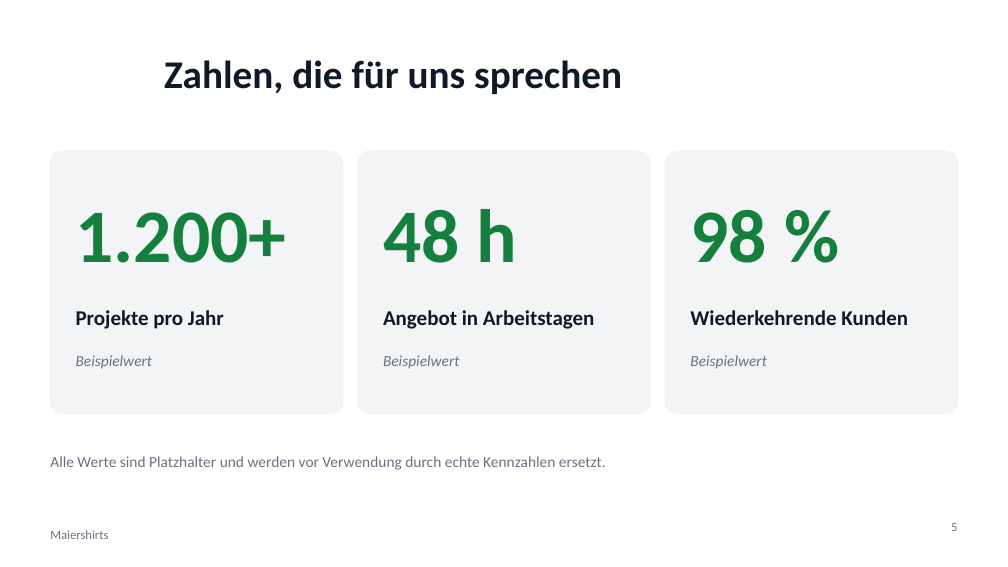
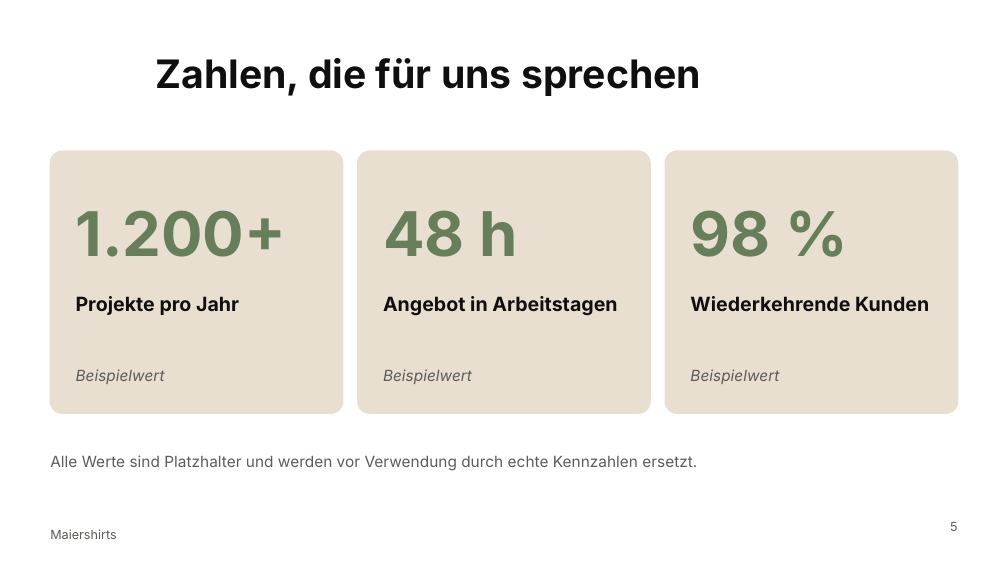
Before and after one commit to 2ghkvdhq67-oss/lexware-angebot-tool, a slide deck: slide 5 of presentation/dist/Maiershirts_Master.pptx. Drawn at 1008x567 pixels with LibreOffice and Linux fonts; fonts in the diff are those of the drawing; background and template pictures are left out. Boxes give left, top, right and bottom in pixels: in the first picture for what was removed or moved away, otherwise in the second. Text is boxed around its words. In the diff, an @@ line names an element or a change of style, - is before the commit and + after.

```diff
--- a/presentation/dist/Maiershirts_Master.pptx
+++ b/presentation/dist/Maiershirts_Master.pptx
@@ title "Zahlen, die für uns sprechen" at <box>156,58,701,96</box>: font Calibri to Inter, text colour #111827 to #0F0F0F @@
@@ fill #F3F4F6 to #E8DFD0; outline #F3F4F6 1 pt to #E8DFD0 1 pt in 3 elements at <box>50,151,343,413</box>, <box>358,151,650,413</box>, <box>665,151,958,413</box> @@
@@ size 54 to 44 pt, font Calibri to Inter, text colour #15803D to #677E5B in 3 elements at <box>76,210,287,257</box>, <box>383,210,517,257</box>, <box>690,210,770,257</box> @@
@@ size 15 to 14 pt, font Calibri to Inter, text colour #111827 to #0F0F0F; vertical alignment middle to top in 3 elements at <box>76,296,239,315</box>, <box>383,296,617,316</box>, <box>690,296,929,311</box> @@
@@ 3 texts: place and size @@
-3 texts at <box>76,355,766,369</box>
+3 texts at <box>76,369,779,384</box>
@@ font Calibri to Inter, text colour #6B7280 to #5C5C58 in 6 elements at <box>50,455,697,471</box>, <box>950,522,957,531</box>, <box>76,369,165,384</box>, <box>383,369,472,384</box>, <box>690,369,779,384</box>, <box>50,529,116,539</box> @@
```
Also in this commit, not shown: 9 other slides changed, 7 other files.
